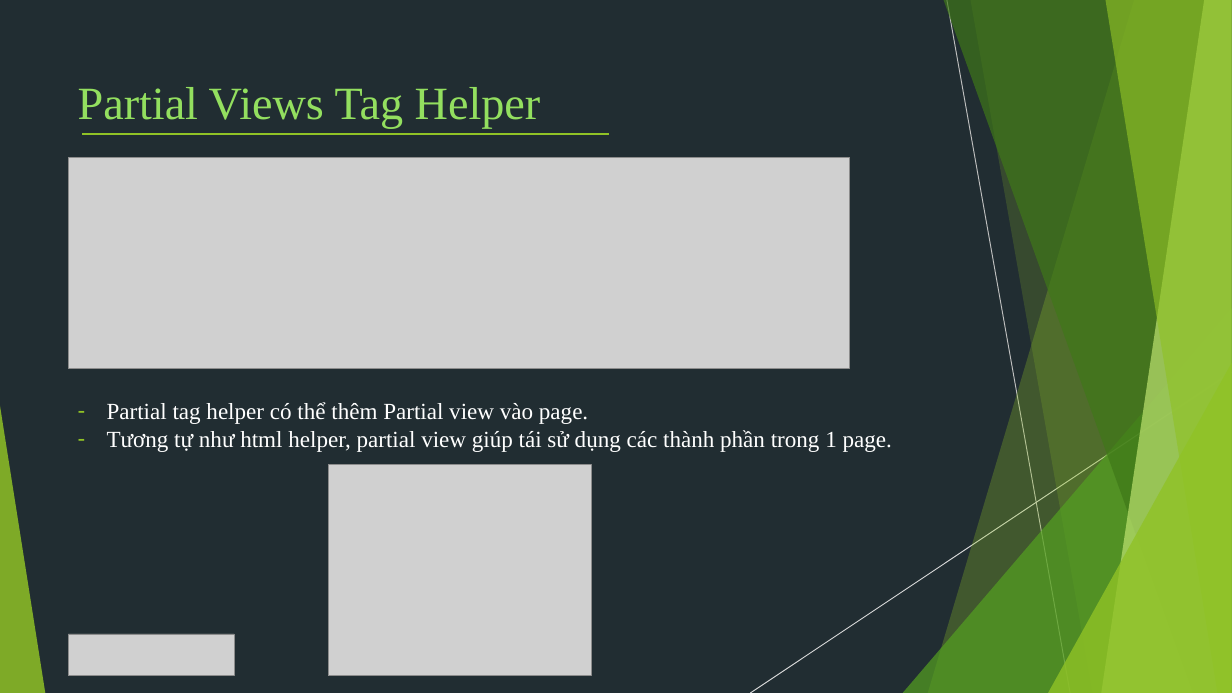
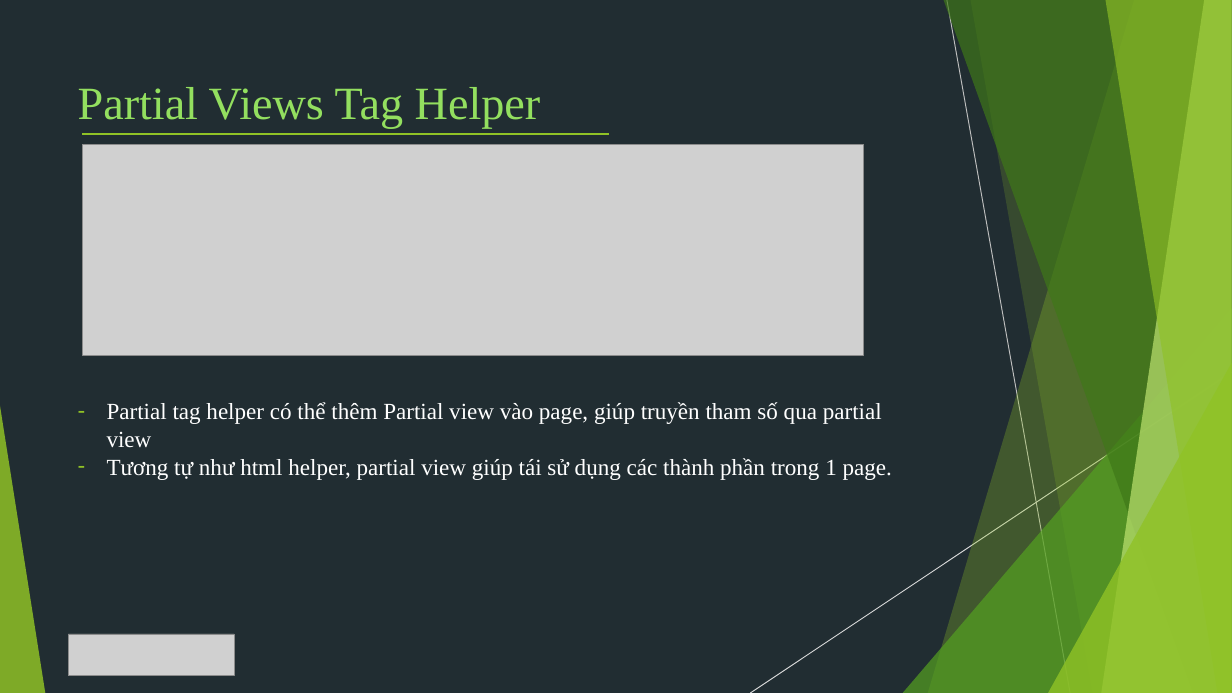
Before and after one commit to TechMarDay/RazorPage, a slide deck: slide 33 of Razor pages.pptx. Drawn at 1232x693 pixels with LibreOffice and Linux fonts; fonts in the diff are those of the drawing; grey boxes stand for pictures. Boxes give left, top, right and bottom in pixels: in the first picture for what was removed or moved away, otherwise in the second. Text is boxed around its words. In the diff, an @@ line names an element or a change of style, - is before the commit and + after.

Commit message:
partial view and section

```diff
--- a/Razor pages.pptx
+++ b/Razor pages.pptx
@@ picture: place and size @@
-picture at box(68, 157, 849, 368)
+picture at box(82, 144, 863, 355)
@@ text at box(107, 402, 882, 448): text changed @@
-– Partial tag helper có thể thêm Partial view vào page.
+– Partial tag helper có thể thêm Partial view vào page, giúp truyền tham số qua partial view
@@ picture removed at box(328, 465, 592, 676) @@
```
Also in this commit, not shown: 3 other slides changed, 10 other files.
